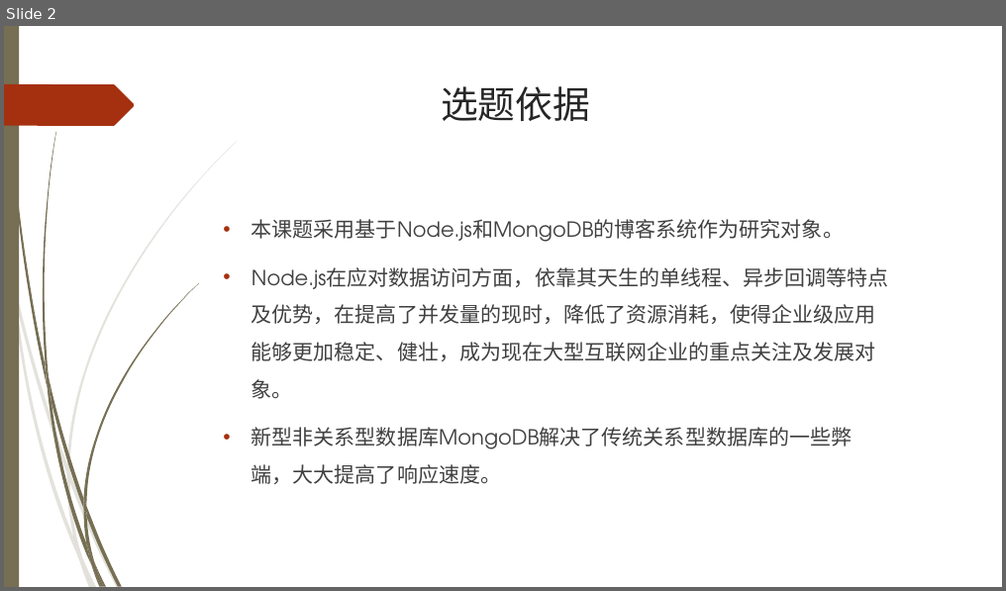
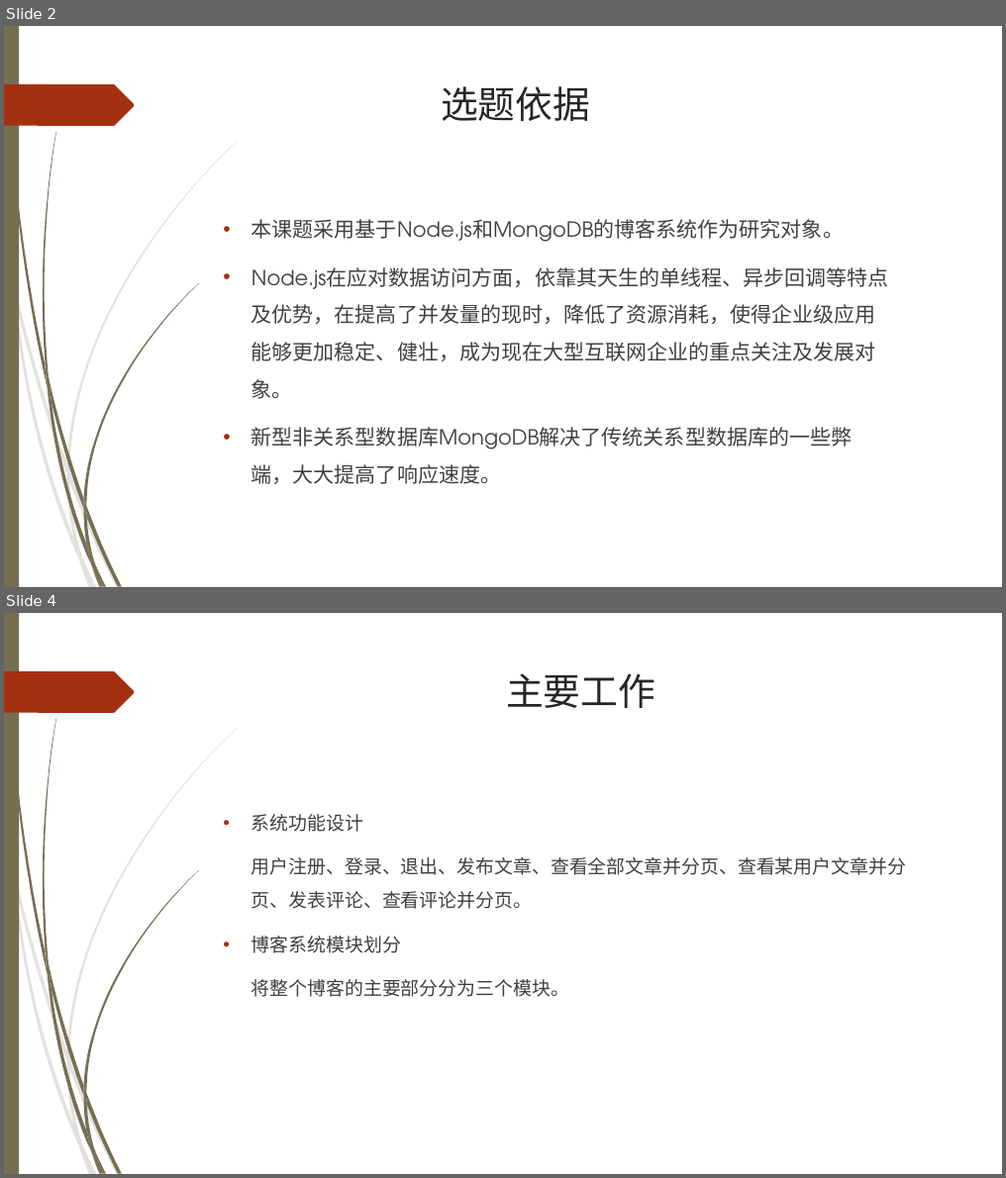
Before and after one commit to wyntau/meblog, a slide deck: doc/博客系统.ppt. Shown one above the other, each under a label of ours: slide 2 before the commit, slides 2 and 4 after it; the slides between them are not shown. The pictures are 1006x591 and 1006x1178 pixels, drawn with LibreOffice and Linux fonts; fonts in the diff are those of the drawing; background and template pictures are left out. Boxes give left, top, right and bottom in pixels: in the first picture for what was removed or moved away, otherwise in the second. Text is boxed around its words. In the diff, an @@ line names an element or a change of style, - is before the commit and + after.

```diff
--- a/doc/博客系统.ppt
+++ b/doc/博客系统.ppt
@@ slide 4 added at (4,613,1002,1174), background picture (left out); not listed: 24 template elements that a slide beside it also shows @@
@@ title added at (506,673,655,708), 36 pt, text #262626 @@
+主要工作
@@ text added at (252,814,906,997), 18 pt, text #404040 @@
+• 系统功能设计
+用户注册、登录、退出、发布文章、查看全部文章并分页、查看某用户文章并分页、发表评论、查看评论并分页。
+• 博客系统模块划分
+将整个博客的主要部分分为三个模块。
```
Also in this commit, not shown: 2 slides changed, 7 other slides added.
